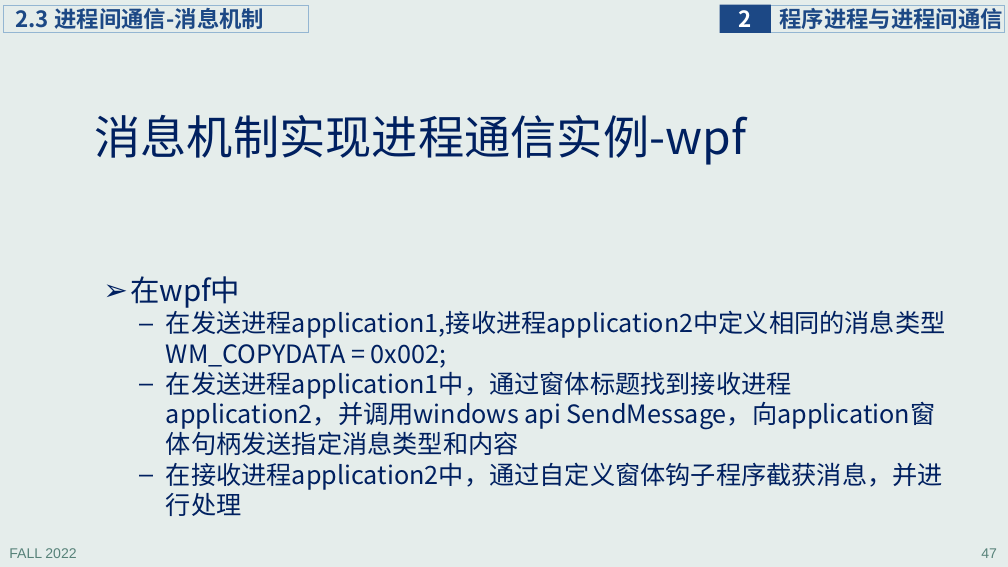
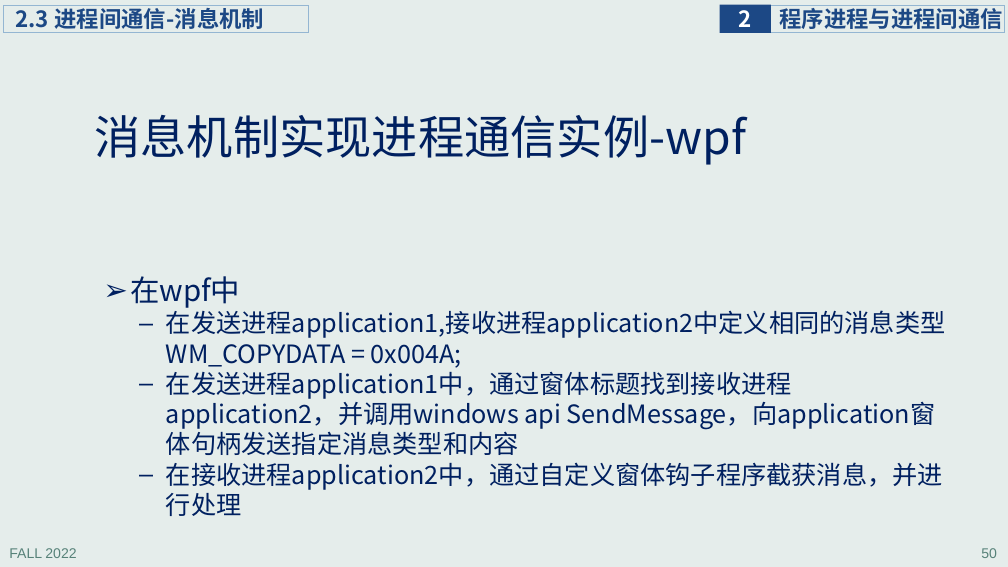
Before and after one commit to principleWindows/win-principle-2022, a slide deck: slide 50 of slides/instruction/principleWindows_2.pptx (slide 47 before the commit). Drawn at 1008x567 pixels with LibreOffice and Linux fonts; fonts in the diff are those of the drawing. Boxes give left, top, right and bottom in pixels: in the first picture for what was removed or moved away, otherwise in the second. Text is boxed around its words. In the diff, an @@ line names an element or a change of style, - is before the commit and + after.

```diff
--- a/slides/instruction/principleWindows_2.pptx
+++ b/slides/instruction/principleWindows_2.pptx
@@ text at (x1=166, y1=307, x2=946, y2=368): text changed @@
-  – 在发送进程application1,接收进程application2中定义相同的消息类型WM_COPYDATA = 0x002;
+  – 在发送进程application1,接收进程application2中定义相同的消息类型WM_COPYDATA = 0x004A;
@@ page number at (x1=981, y1=548, x2=997, y2=558): text changed @@
-47
+50
```
Also in this commit, not shown: 13 other slides changed, 3 slides added, 1 other file.
